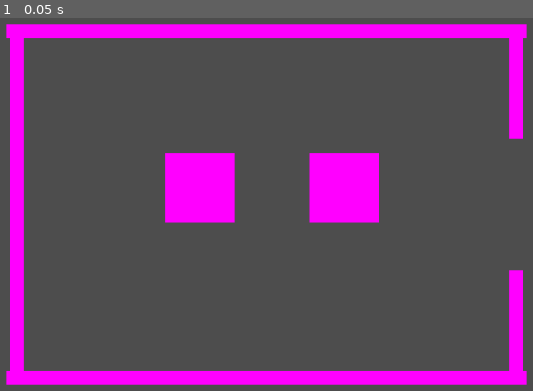
Above: before the commit, frame 1.
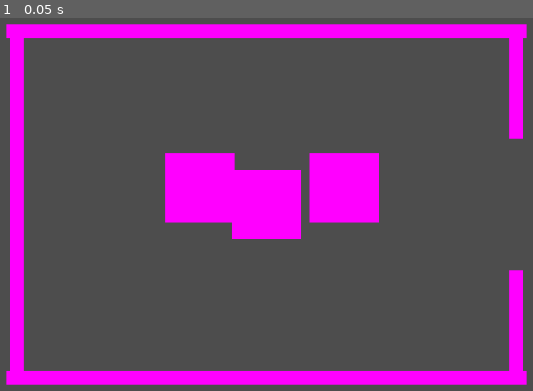
Above: after the commit, the same moment.

Repository: Cat-Crash/Catchanic
Game: Godot game, scene res://assets/scenes/puzzle/puzzle.tscn
The game is run twice, just before and just after one commit, with the same random seed, the same clock (stepped at 60 frames per second) and the same inputs. Before the commit the project starts from res://assets/scenes/puzzle.tscn.
Inputs:
- Up to frame 1 (0.05 s): no input

The runs differ from the first frame. In frame 1, 2.3% of the frame differs, in the area x 43-57%, y 40-60%.
Error before the commit: Parse Error: Expected indented block after function declaration. (res://assets/scripts/puzzle.gd:6)

Commit message:
puzzle completion state

Diff:
--- a/assets/scenes/puzzle.tscn
+++ b/assets/scenes/puzzle/puzzle.tscn
@@ -1,30 +1,30 @@
 [gd_scene load_steps=11 format=3 uid="uid://uonn7pg0xbyj"]
 
-[ext_resource type="Script" path="res://assets/scripts/puzzle.gd" id="1_fo14a"]
-[ext_resource type="PackedScene" uid="uid://demakvrdx5qr8" path="res://assets/scenes/puzzle_part.tscn" id="1_hg3m7"]
-[ext_resource type="Script" path="res://assets/scripts/goal.gd" id="3_qebt2"]
+[ext_resource type="Script" path="res://assets/scripts/puzzle/puzzle.gd" id="1_fo14a"]
+[ext_resource type="PackedScene" uid="uid://demakvrdx5qr8" path="res://assets/scenes/puzzle/puzzle_part.tscn" id="1_hg3m7"]
+[ext_resource type="PackedScene" uid="uid://cmfxinvnngj0x" path="res://assets/scenes/puzzle/puzzle_exit_goal.tscn" id="3_c2wkm"]
+[ext_resource type="PackedScene" uid="uid://bp76ltqcwbpfm" path="res://assets/scenes/puzzle/puzzle_goal.tscn" id="4_x317q"]
 
 [sub_resource type="RectangleShape2D" id="RectangleShape2D_6jqko"]
 size = Vector2(750, 20)
 
 [sub_resource type="PlaceholderTexture2D" id="PlaceholderTexture2D_v0g1q"]
+size = Vector2(750, 20)
 
 [sub_resource type="RectangleShape2D" id="RectangleShape2D_yrih1"]
 size = Vector2(20, 500)
 
 [sub_resource type="PlaceholderTexture2D" id="PlaceholderTexture2D_4ul3c"]
+size = Vector2(20, 500)
 
 [sub_resource type="RectangleShape2D" id="RectangleShape2D_4kcj3"]
 size = Vector2(20, 150)
 
 [sub_resource type="PlaceholderTexture2D" id="PlaceholderTexture2D_6hdhx"]
-
-[sub_resource type="WorldBoundaryShape2D" id="WorldBoundaryShape2D_te3ef"]
-normal = Vector2(-1, 0)
+size = Vector2(20, 150)
 
 [node name="Puzzle" type="Node2D"]
 script = ExtResource("1_fo14a")
-installing = null
 
 [node name="Camera2D" type="Camera2D" parent="."]
 
@@ -43,7 +43,6 @@
 shape = SubResource("RectangleShape2D_6jqko")
 
 [node name="Sprite2D" type="Sprite2D" parent="Border/Roof"]
-scale = Vector2(750, 20)
 texture = SubResource("PlaceholderTexture2D_v0g1q")
 
 [node name="Left Wall" type="StaticBody2D" parent="Border"]
@@ -53,7 +52,6 @@
 shape = SubResource("RectangleShape2D_yrih1")
 
 [node name="Sprite2D" type="Sprite2D" parent="Border/Left Wall"]
-scale = Vector2(20, 500)
 texture = SubResource("PlaceholderTexture2D_4ul3c")
 
 [node name="Right Upper Wall" type="StaticBody2D" parent="Border"]
@@ -63,7 +61,6 @@
 shape = SubResource("RectangleShape2D_4kcj3")
 
 [node name="Sprite2D" type="Sprite2D" parent="Border/Right Upper Wall"]
-scale = Vector2(20, 150)
 texture = SubResource("PlaceholderTexture2D_6hdhx")
 
 [node name="Right Lower Wall" type="StaticBody2D" parent="Border"]
@@ -73,7 +70,6 @@
 shape = SubResource("RectangleShape2D_4kcj3")
 
 [node name="Sprite2D" type="Sprite2D" parent="Border/Right Lower Wall"]
-scale = Vector2(20, 150)
 texture = SubResource("PlaceholderTexture2D_6hdhx")
 
 [node name="Floor" type="StaticBody2D" parent="Border"]
@@ -83,16 +79,10 @@
 shape = SubResource("RectangleShape2D_6jqko")
 
 [node name="Sprite2D" type="Sprite2D" parent="Border/Floor"]
-scale = Vector2(750, 20)
 texture = SubResource("PlaceholderTexture2D_v0g1q")
 
 [node name="Goals" type="Node2D" parent="."]
 
-[node name="ExitGoal" type="Area2D" parent="Goals"]
-position = Vector2(370, 0)
-script = ExtResource("3_qebt2")
+[node name="ExitGoal" parent="Goals" instance=ExtResource("3_c2wkm")]
 
-[node name="CollisionShape2D" type="CollisionShape2D" parent="Goals/ExitGoal"]
-shape = SubResource("WorldBoundaryShape2D_te3ef")
-
-[connection signal="body_entered" from="Goals/ExitGoal" to="Goals/ExitGoal" method="_on_body_entered"]
+[node name="Goal" parent="Goals" instance=ExtResource("4_x317q")]
--- /dev/null
+++ b/assets/scenes/puzzle/puzzle_exit_goal.tscn
@@ -0,0 +1,15 @@
+[gd_scene load_steps=3 format=3 uid="uid://cmfxinvnngj0x"]
+
+[ext_resource type="Script" path="res://assets/scripts/puzzle/goal.gd" id="1_kumrj"]
+
+[sub_resource type="WorldBoundaryShape2D" id="WorldBoundaryShape2D_te3ef"]
+normal = Vector2(-1, 0)
+
+[node name="ExitGoal" type="Area2D"]
+position = Vector2(370, 0)
+script = ExtResource("1_kumrj")
+
+[node name="CollisionShape2D" type="CollisionShape2D" parent="."]
+shape = SubResource("WorldBoundaryShape2D_te3ef")
+
+[connection signal="body_entered" from="." to="." method="_on_body_entered"]
--- /dev/null
+++ b/assets/scenes/puzzle/puzzle_goal.tscn
@@ -0,0 +1,18 @@
+[gd_scene load_steps=4 format=3 uid="uid://bp76ltqcwbpfm"]
+
+[ext_resource type="Script" path="res://assets/scripts/puzzle/goal.gd" id="1_2naso"]
+
+[sub_resource type="RectangleShape2D" id="RectangleShape2D_mrwgm"]
+size = Vector2(100, 100)
+
+[sub_resource type="PlaceholderTexture2D" id="PlaceholderTexture2D_xotc2"]
+size = Vector2(100, 100)
+
+[node name="Goal" type="Area2D"]
+script = ExtResource("1_2naso")
+
+[node name="CollisionShape2D" type="CollisionShape2D" parent="."]
+shape = SubResource("RectangleShape2D_mrwgm")
+
+[node name="Sprite2D" type="Sprite2D" parent="."]
+texture = SubResource("PlaceholderTexture2D_xotc2")
--- a/assets/scenes/puzzle_part.tscn
+++ b/assets/scenes/puzzle/puzzle_part.tscn
@@ -1,10 +1,12 @@
 [gd_scene load_steps=4 format=3 uid="uid://demakvrdx5qr8"]
 
-[ext_resource type="Script" path="res://assets/scripts/puzzle_part.gd" id="1_68t0x"]
+[ext_resource type="Script" path="res://assets/scripts/puzzle/puzzle_part.gd" id="1_68t0x"]
 
 [sub_resource type="PlaceholderTexture2D" id="PlaceholderTexture2D_mw8bf"]
+size = Vector2(100, 100)
 
 [sub_resource type="RectangleShape2D" id="RectangleShape2D_il85d"]
+size = Vector2(100, 100)
 
 [node name="PuzzlePart" type="CharacterBody2D"]
 motion_mode = 1
@@ -12,7 +14,6 @@
 snap = 50
 
 [node name="Sprite2D" type="Sprite2D" parent="."]
-scale = Vector2(100, 100)
 texture = SubResource("PlaceholderTexture2D_mw8bf")
 
 [node name="Button" type="Button" parent="Sprite2D"]
@@ -30,9 +31,7 @@
 metadata/_edit_use_anchors_ = true
 
 [node name="CollisionShape2D" type="CollisionShape2D" parent="."]
-scale = Vector2(5, 5)
 shape = SubResource("RectangleShape2D_il85d")
-debug_color = Color(1, 1, 1, 1)
 
 [connection signal="button_down" from="Sprite2D/Button" to="." method="_on_button_button_down"]
 [connection signal="button_up" from="Sprite2D/Button" to="." method="_on_button_button_up"]
--- a/assets/scripts/puzzle.gd
+++ /dev/null
@@ -1,6 +0,0 @@
-extends Node2D
-
-var oldParts: int
-var newParts: int
-
-func _on_goal_part_complete(part: PuzzlePart):
--- a/assets/scripts/Goal.gd
+++ b/assets/scripts/puzzle/goal.gd
@@ -6,5 +6,6 @@
 
 func _on_body_entered(body: PuzzlePart):
 	if body.target_piece and body.target_goal == goal:
+		body.global_position = global_position
 		part_complete.emit(body)
 		body.complete()
--- /dev/null
+++ b/assets/scripts/puzzle/puzzle.gd
@@ -0,0 +1,24 @@
+extends Node2D
+
+var oldParts: int
+var newParts: int
+
+signal puzzle_complete
+
+func _ready():
+# Count all parts to be installed or uninstall in scene
+	for child in get_children():
+		if child is PuzzlePart:
+			var childPart: PuzzlePart = child as PuzzlePart
+			if childPart.type == Enums.PartType.INSTALL: newParts += 1
+			elif childPart.type == Enums.PartType.UNINSTALL: oldParts += 1
+
+# Remove completed part from count and check for completion
+func _on_exit_goal_part_complete(type):
+	if type == Enums.PartType.INSTALL: newParts -= 1
+	elif type == Enums.PartType.UNINSTALL: oldParts -= 1
+	else: push_error("Unexpected Part Type has been Completed")
+
+	if newParts < 1 and oldParts < 1:
+		puzzle_complete.emit()
+		queue_free()
--- a/project.godot
+++ b/project.godot
@@ -11,7 +11,7 @@
 [application]
 
 config/name="Cat-crash-mvp"
-run/main_scene="res://assets/scenes/puzzle.tscn"
+run/main_scene="res://assets/scenes/puzzle/puzzle.tscn"
 config/features=PackedStringArray("4.2", "Forward Plus")
 config/icon="res://icon.svg"
 
Renamed: assets/scripts/puzzle_part.gd -> assets/scripts/puzzle/puzzle_part.gd
